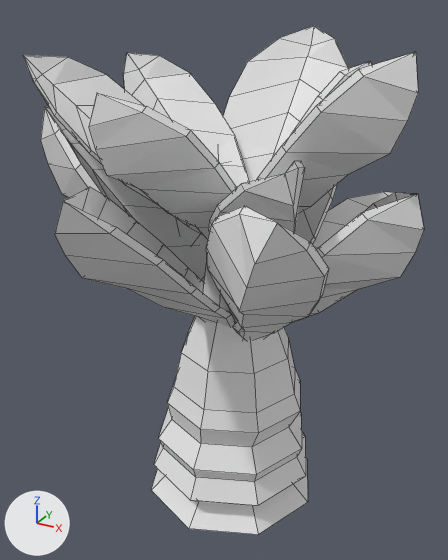
The Blender file to be imported/blender/banana tree.blend as it was, and as the next commit left it.
Camera for both pictures: a camera (50 mm lens) standing at (4.5, -8.62, 4.64) and looking at (-0.2, -0.09, 0.37). The axes (+X, +Y, +Z) are drawn at lower left. The lights are the same throughout. Mesh edges are drawn as thin lines.

In view in the first picture: 'Cylinder', 'Vert', 'Vert.001', 'Vert.002', 'Vert.004', 'Vert.005', 'Vert.006', 'Vert.007', 'Vert.008', 'Vert.009', 'Vert.012', 'Vert.013'.
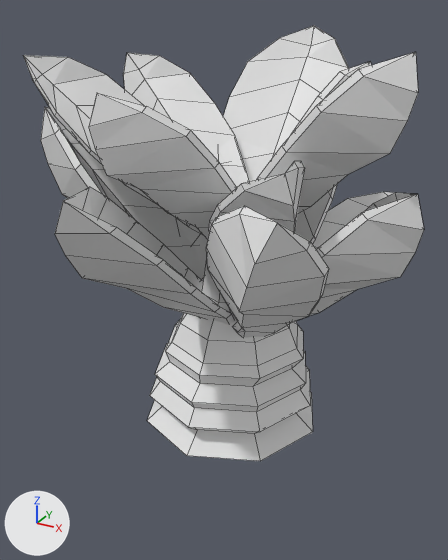
Where the change shows, as pixel boxes (x1, y1, x2, y2) in the pictures (448 x 560 px):
'Cylinder', reshaped (26% shorter)
    before: (151, 260, 308, 534)
    after: (147, 258, 313, 461)

The change, as a list of edits to the scene's bpy script:
```text
Change me_cylinder:
    used by ob_cylinder; location = (0.0, 0.0, 0.0)
    remove me_cylinder.from_pydata(...)  # 96 vertices, 90 faces; spans x -1.67..1.55, y -1.63..1.58, z -3.81..1.42
    add me_cylinder.from_pydata(...)  # 96 vertices, 90 faces; spans x -1.67..1.55, y -1.63..1.58, z -2.2..1.42
    me_cylinder part 1: 80 of 96 vertices moved; they spanned x -1.67..1.55, y -1.63..1.58, z -3.81..0.02 and now span x -1.67..1.55, y -1.63..1.58, z -2.2..0.22; mean shift (0.0, 0.0, 1.16); largest move (-0.06, 1.58, -3.81) -> (-0.06, 1.58, -2.2)
```
